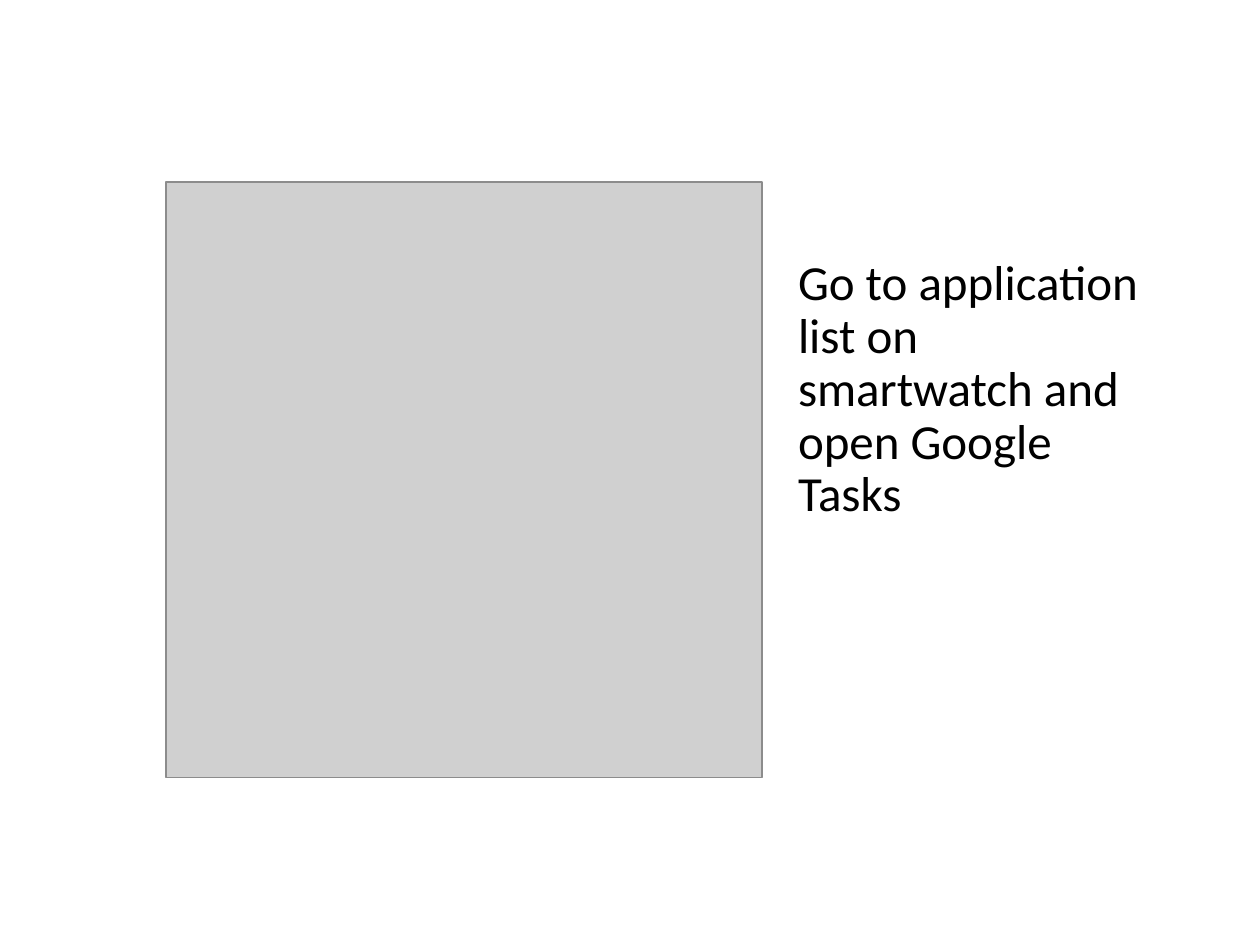
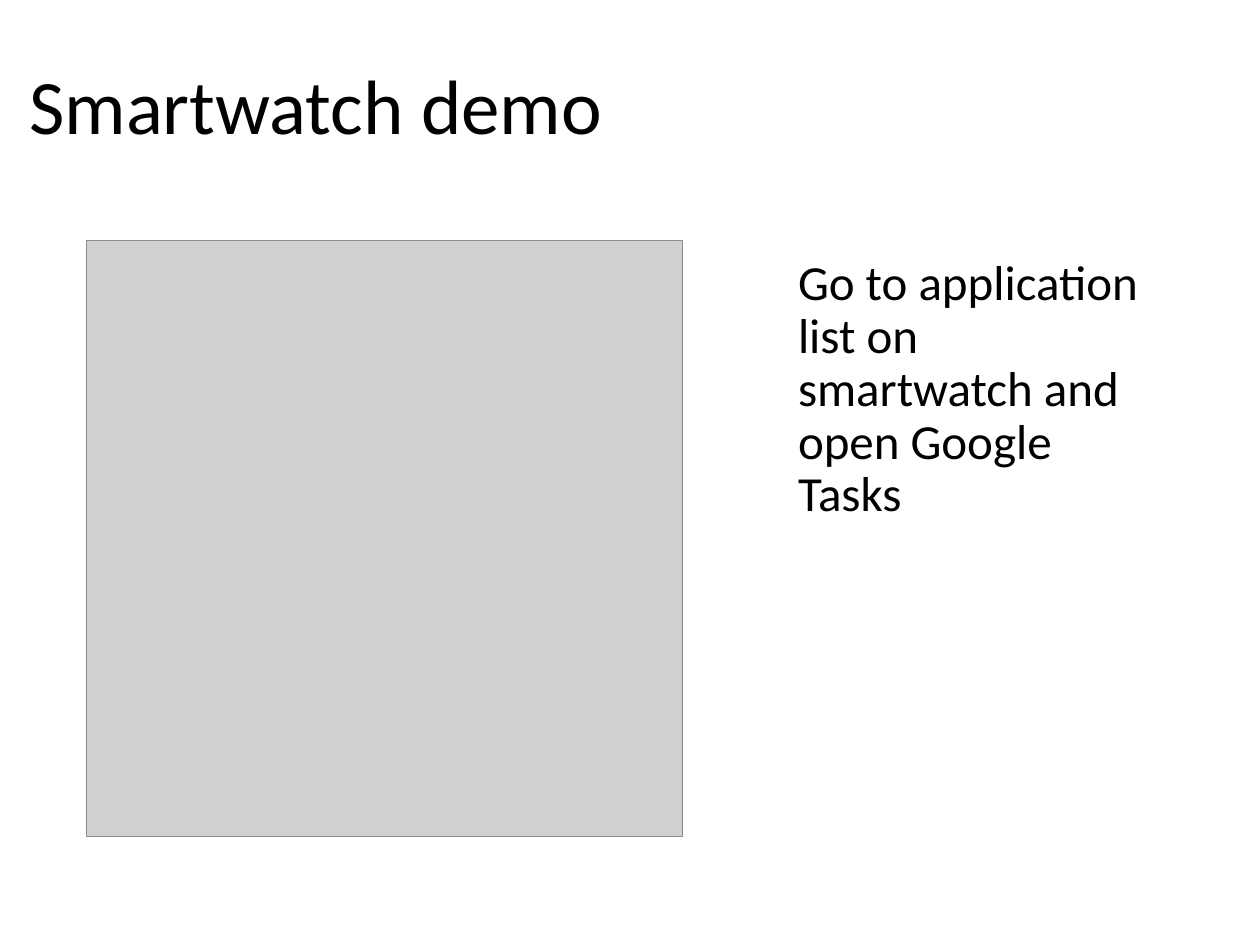
Before and after one commit to maniekes/zeppos-google-tasks, a slide deck: slide 10 of googleTasks.pptx. Drawn at 1260x945 pixels with LibreOffice and Linux fonts; fonts in the diff are those of the drawing; grey boxes stand for pictures. Boxes give left, top, right and bottom in pixels: in the first picture for what was removed or moved away, otherwise in the second. Text is boxed around its words. In the diff, an @@ line names an element or a change of style, - is before the commit and + after.

```diff
--- a/googleTasks.pptx
+++ b/googleTasks.pptx
@@ title added at [29,80,602,135], 44 pt, text #000000 @@
+Smartwatch demo
@@ picture: place and size @@
-picture at [166,181,762,777]
+picture at [87,241,683,837]
```
Also in this commit, not shown: 3 other slides changed, 4 slides added, 3 other files.
